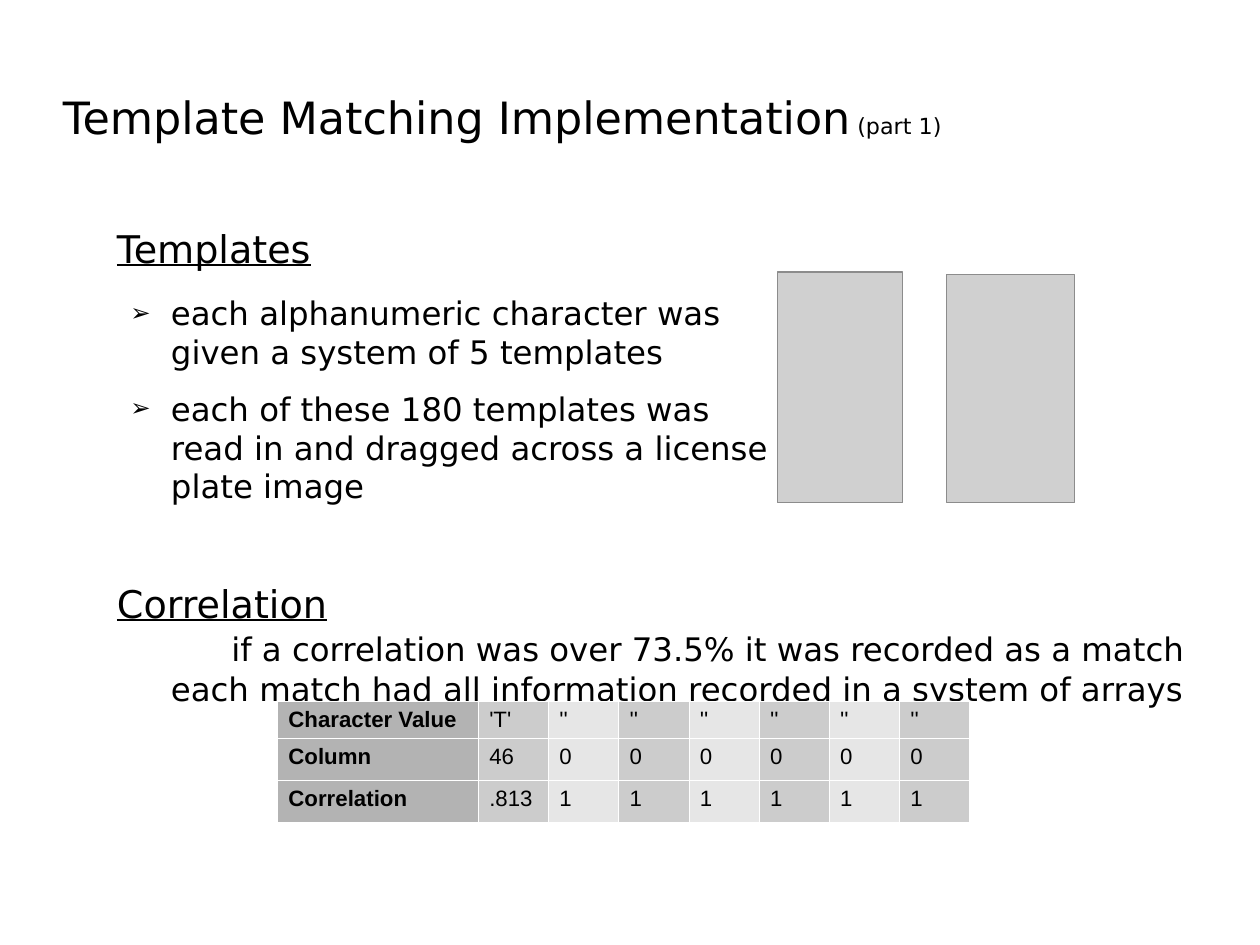
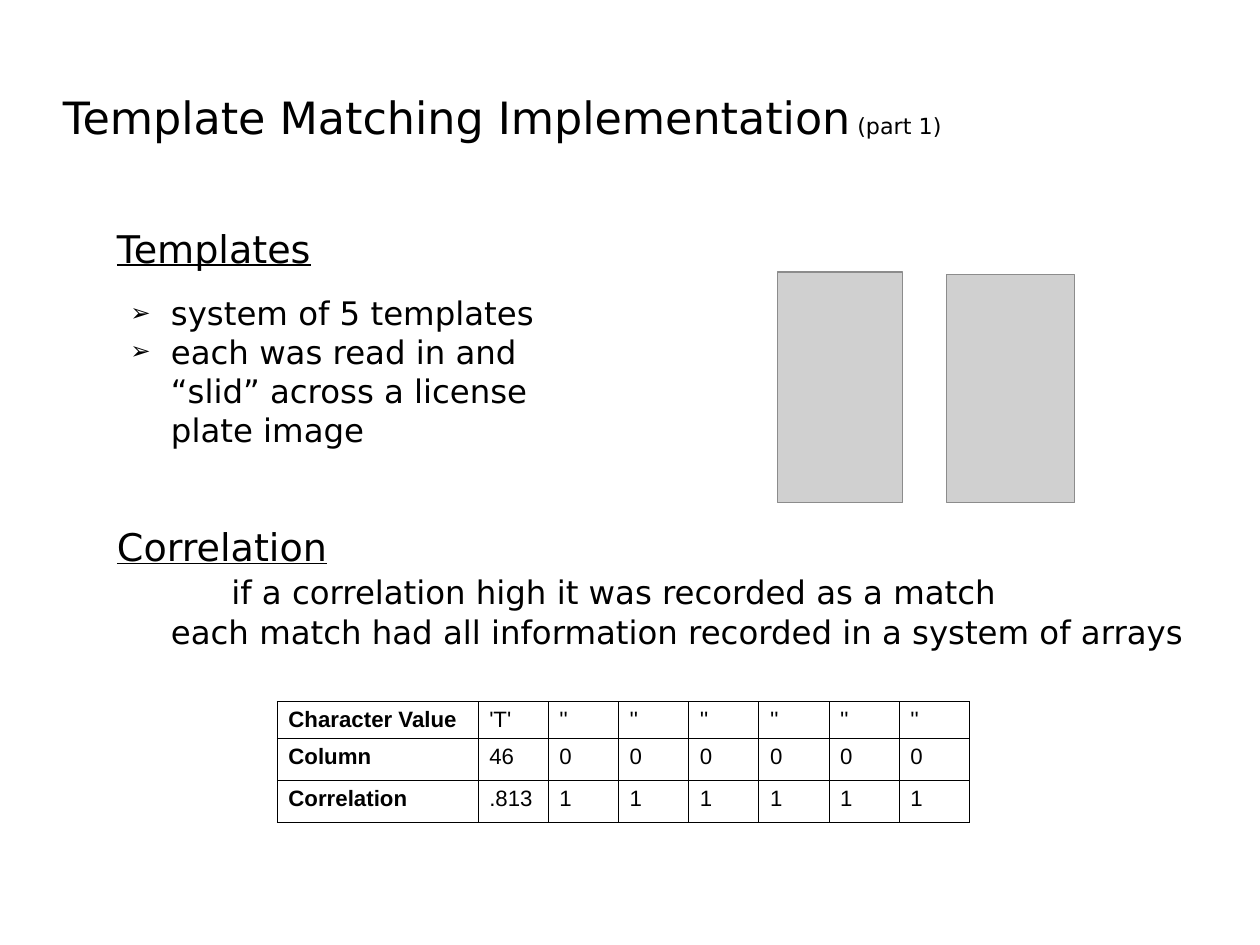
Before and after one commit to Luke-Meyer/dip_project, a slide deck: slide 5 of Presentation/License Plate Sequence Extraction.odp. Drawn at 1260x945 pixels with LibreOffice and Linux fonts; fonts in the diff are those of the drawing; grey boxes stand for pictures; background and template pictures are left out. Boxes give left, top, right and bottom in pixels: in the first picture for what was removed or moved away, otherwise in the second. Text is boxed around its words. In the diff, an @@ line names an element or a change of style, - is before the commit and + after.

```diff
--- a/Presentation/License Plate Sequence Extraction.odp
+++ b/Presentation/License Plate Sequence Extraction.odp
@@ text at [171,300,534,404]: text changed @@
-  ➢ each alphanumeric character was
-  given a system of 5 templates
-  ➢ each of these 180 templates was
-  read in and dragged across a license
+  ➢ system of 5 templates
+  ➢ each was read in and
+  “slid” across a license
@@ text at [117,532,995,611]: text changed @@
-Correlation
-if a correlation was over 73.5% it was recorded as a match
+Correlation
+if a correlation high it was recorded as a match
@@ table at [278,702,968,823] @@
@@ fill #B3B3B3 to none in 3 cells @@
@@ fill #CCCCCC to none in 12 cells @@
@@ fill #E6E6E6 to none in 9 cells @@
@@ borders changed @@
```
Also in this commit, not shown: 9 other slides changed, 3 slides added, 2 slides removed, 1 other file.
